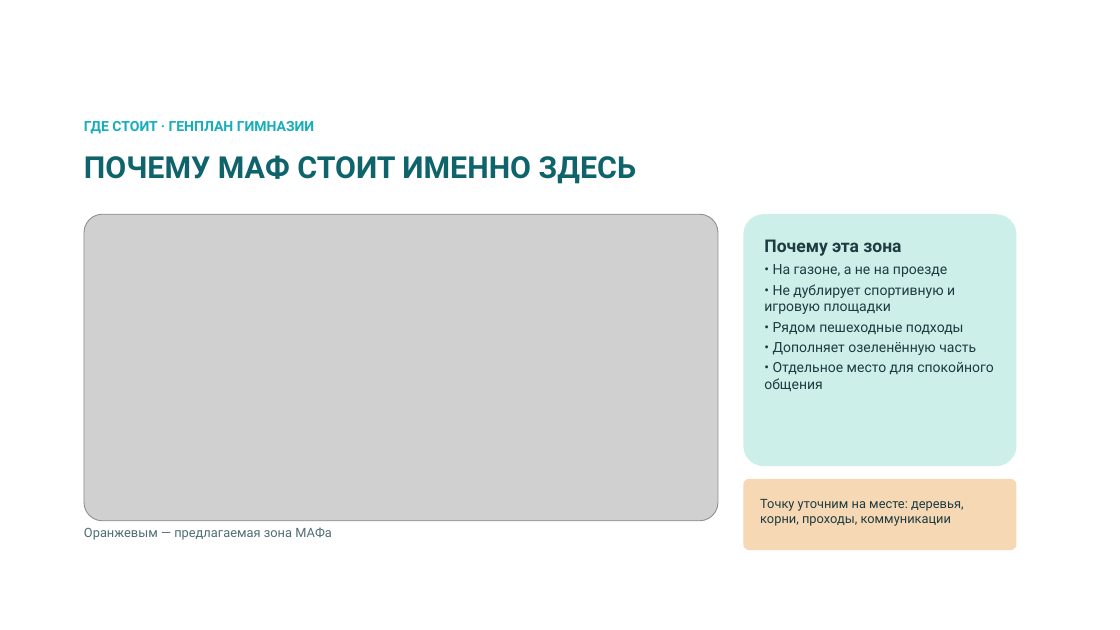
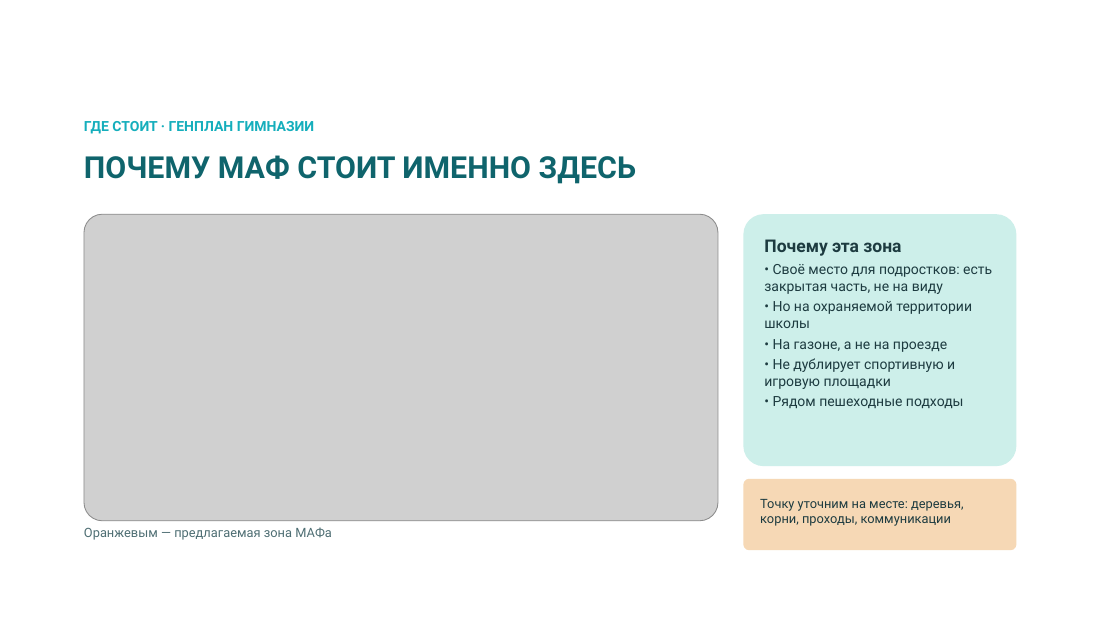
Before and after one commit to bnhogpad228/school-app, a slide deck: slide 13 of presentation/shkolny-dvor-SK-sreda.pptx. Drawn at 1120x630 pixels with LibreOffice and Linux fonts; fonts in the diff are those of the drawing; grey boxes stand for pictures; background and template pictures are left out. Boxes give left, top, right and bottom in pixels: in the first picture for what was removed or moved away, otherwise in the second. Text is boxed around its words. In the diff, an @@ line names an element or a change of style, - is before the commit and + after.

```diff
--- a/presentation/shkolny-dvor-SK-sreda.pptx
+++ b/presentation/shkolny-dvor-SK-sreda.pptx
@@ text in rounded rectangle at [764, 264, 992, 328]: paragraphs added @@
+• Своё место для подростков: есть закрытая часть, не на виду
+• Но на охраняемой территории школы
@@ text in rounded rectangle at [764, 342, 994, 391]: paragraphs removed @@
-• Дополняет озеленённую часть
-• Отдельное место для спокойного общения
```
Also in this commit, not shown: 1 other slide changed, 1 other file.
